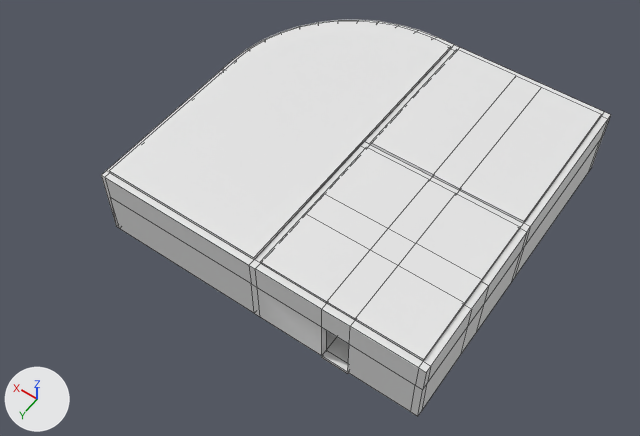
An edit to the FBX model Assets/_Project/Models/shipinteriorUPDATED.fbx, drawn before and after from the same camera.
Camera for both pictures: a 50 mm lens placed at (-27.2, 22.8, 46.8), pointed at (-5.5, -7.4, -0.8). Lighting does not change. The marker at lower left points along +X, +Y and +Z. The older version comes first. Mesh edges are drawn as thin lines. Where no turn or scale is listed for an object, it has been applied to the vertices.

Names of what the first picture shows: 'HelmRoof', 'MainStructure', 'RoofEngineRoom', 'RoofMiddle' and 2 more.
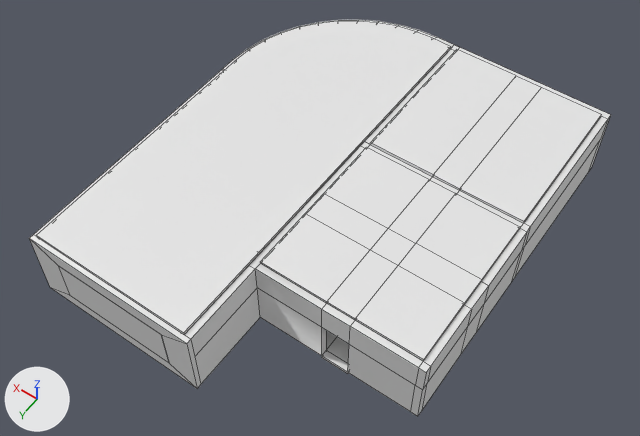
Where the newer file only moved an object's origin or applied its transform, the numbers keep the older frame.

What differs and where, as boxes (x1, y1, x2, y2) in the pictures (640 x 436 px):
'HelmRoof', reshaped (22% wider, 31% taller): before (110, 21, 451, 259); after (36, 21, 451, 334)
'MainStructure', reshaped (14% wider): before (101, 20, 611, 416); after (29, 20, 611, 416)
'HangarBay', added: after (58, 266, 169, 363)
part 2 of me_shipinnerhull_013, built on: before (101, 73, 365, 317); after (29, 73, 365, 389)

The edits, one by one:
me_shipinnerhull_003 is used by ob_helmroof; location (0.0, 0.0, 5.69).
Before the commit, vertices of me_shipinnerhull_003: 0 (6.2, -0.2, -2.8) at pixel (109, 170), 1 (-5.7, -0.3, -2.8) at pixel (253, 257), 2 (6.2, -0.2, -3.0) at pixel (109, 172), 4 (-5.7, -0.3, -3.0) at pixel (254, 259).
me_shipinnerhull_003 had 32 vertices, 18 faces and spanned x -5.7..6.3, y -23.8..-0.2, z -3.0..-2.7.
me_shipinnerhull_003 now has 32 vertices, 18 faces and spans x -5.7..6.3, y -23.8..6.2, z -3.0..-2.7.
Part 1, on me_shipinnerhull_003:
Vertices 0, 1, 2, 4 of me_shipinnerhull_003 move by (0.0, 6.5, 0.0).
me_shipinnerhull_013 is used by ob_mainstructure; location (0.0, 0.0, -5.5).
me_shipinnerhull_013 had 287 vertices, 276 faces and spanned x -18.3..6.6, y -24.3..0.3, z 2.7..8.3.
me_shipinnerhull_013 now has 311 vertices, 284 faces and spans x -18.3..6.6, y -24.3..6.6, z 2.7..8.3.
me_shipinnerhull_013 part 2: 3 vertices moved from x -5.7..6.6, y -0.3..0.3, z 2.8..6.2 to x -5.7..6.6, y -0.3..6.6, z 2.8; 12 vertices removed from x -5.8..6.6, y -4.9..0.3, z 2.7..8.3; 47 vertices added at x -6.2..6.6, y -0.8..6.6, z 2.7..8.3.
Other edits to the shape of me_shipinnerhull_013 do not show in these pictures.
Mesh me_shipinnerhull_009_1 is new.
It is a box spanning x -4.13..4.44, y 5.85..6.21, z 3.68..7.13.
Object 'HangarBay' (ob_hangarbay) is new; it shows me_shipinnerhull_009_1.
Its location is (0.0, 0.36, -5.5).
